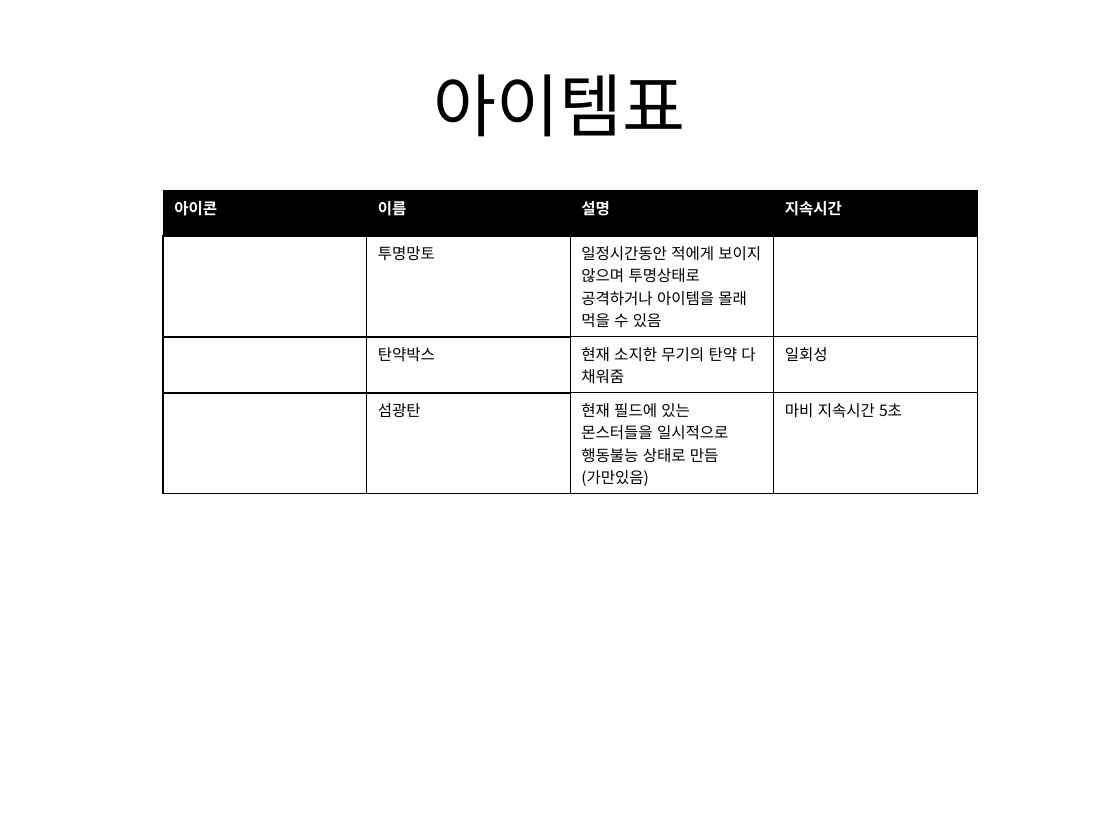
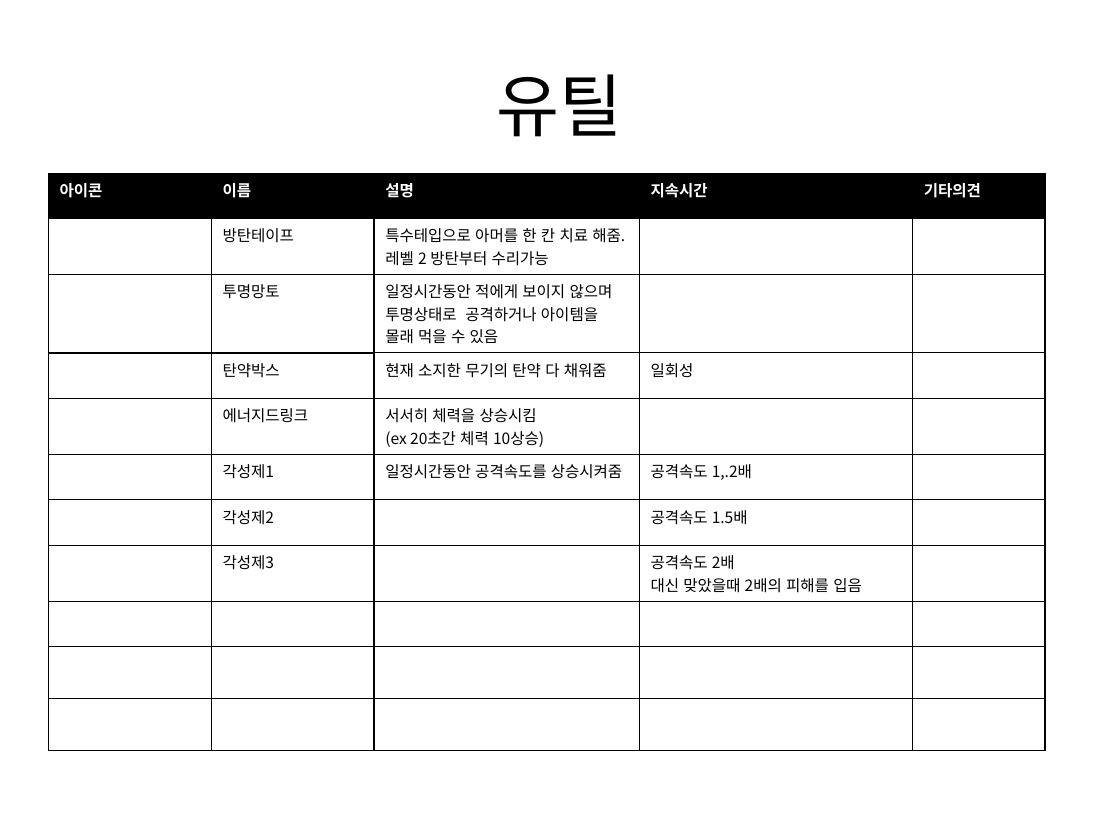
Before and after one commit to gkdlgndpdu/EscapeJail, a slide deck: slide 10 of EscapeJail/Assets/기획/스테이지1기획.pptx (slide 9 before the commit). Drawn at 1120x840 pixels with LibreOffice and Linux fonts; fonts in the diff are those of the drawing. Boxes give left, top, right and bottom in pixels: in the first picture for what was removed or moved away, otherwise in the second. Text is boxed around its words. In the diff, an @@ line names an element or a change of style, - is before the commit and + after.

```diff
--- a/EscapeJail/Assets/기획/스테이지1기획.pptx
+++ b/EscapeJail/Assets/기획/스테이지1기획.pptx
@@ title at [497,74,623,137]: text changed @@
-아이템표
+유틸
@@ table at [48,174,1044,710] @@
-아이콘 | 이름 | 설명 | 지속시간
- | 투명망토 | 일정시간동안 적에게 보이지 않으며 투명상태로 공격하거나 아이템을 몰래 먹을 수 있음 | 
- | 탄약박스 | 현재 소지한 무기의 탄약 다 채워줌 | 일회성
- | 섬광탄 | 현재 필드에 있는 몬스터들을 일시적으로 행동불능 상태로 만듬(가만있음) | 마비 지속시간 5초
+아이콘 | 이름 | 설명 | 지속시간 | 기타의견
+ | 방탄테이프 | 특수테입으로 아머를 한 칸 치료 해줌. 레벨 2 방탄부터 수리가능 |  | 
+ | 투명망토 | 일정시간동안 적에게 보이지 않으며 투명상태로 공격하거나 아이템을 몰래 먹을 수 있음 |  | 
+ | 탄약박스 | 현재 소지한 무기의 탄약 다 채워줌 | 일회성 | 
+ | 에너지드링크 | 서서히 체력을 상승시킴 / (ex 20초간 체력 10상승) |  | 
+ | 각성제1 | 일정시간동안 공격속도를 상승시켜줌 | 공격속도 1,.2배 | 
+ | 각성제2 |  | 공격속도 1.5배 | 
+ | 각성제3 |  | 공격속도 2배 / 대신 맞았을때 2배의 피해를 입음 | 
+ |  |  |  | 
+ |  |  |  | 
+ |  |  |  | 
@@ table: place and size @@
-table at [164,190,979,490]
+table at [48,174,1044,710]
```
Also in this commit, not shown: 3 other slides changed, 2 slides added, 6 other files.
